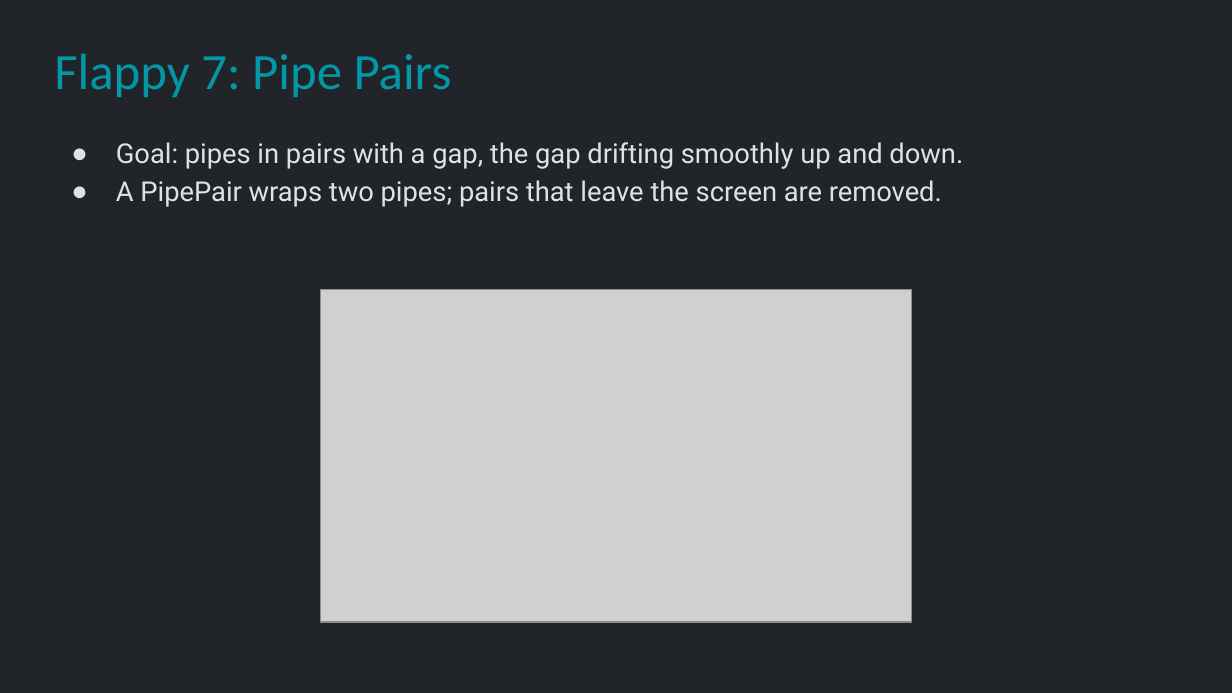
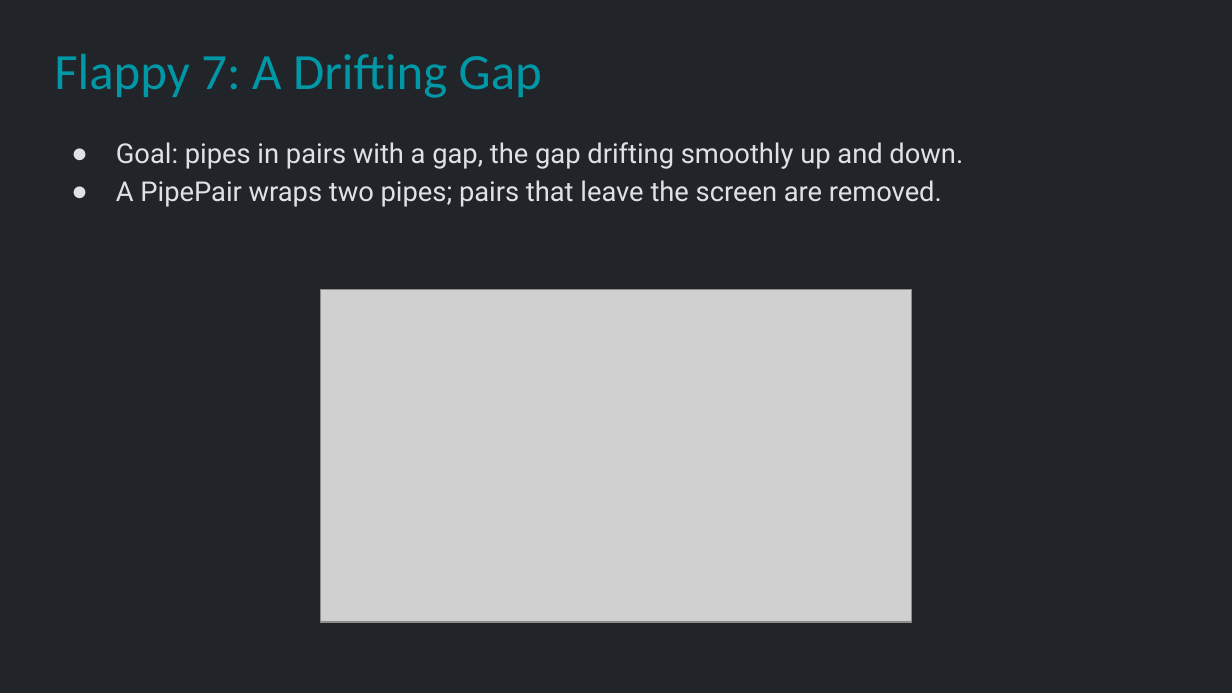
Before and after one commit to Metamate/gar, a slide deck: slide 24 of slides/02 Flappy Bird.pptx. Drawn at 1232x693 pixels with LibreOffice and Linux fonts; fonts in the diff are those of the drawing; grey boxes stand for pictures. Boxes give left, top, right and bottom in pixels: in the first picture for what was removed or moved away, otherwise in the second. Text is boxed around its words. In the diff, an @@ line names an element or a change of style, - is before the commit and + after.

```diff
--- a/slides/02 Flappy Bird.pptx
+++ b/slides/02 Flappy Bird.pptx
@@ title at bbox=[54, 54, 542, 98]: text changed @@
-Flappy 7: Pipe Pairs
+Flappy 7: A Drifting Gap
```
Also in this commit, not shown: 12 other slides changed, 1 other file.
